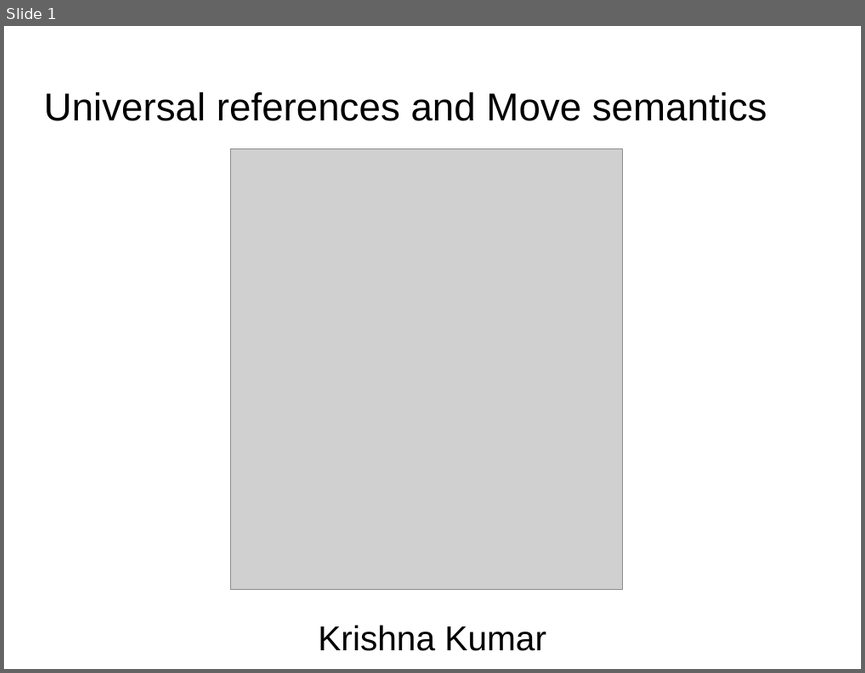
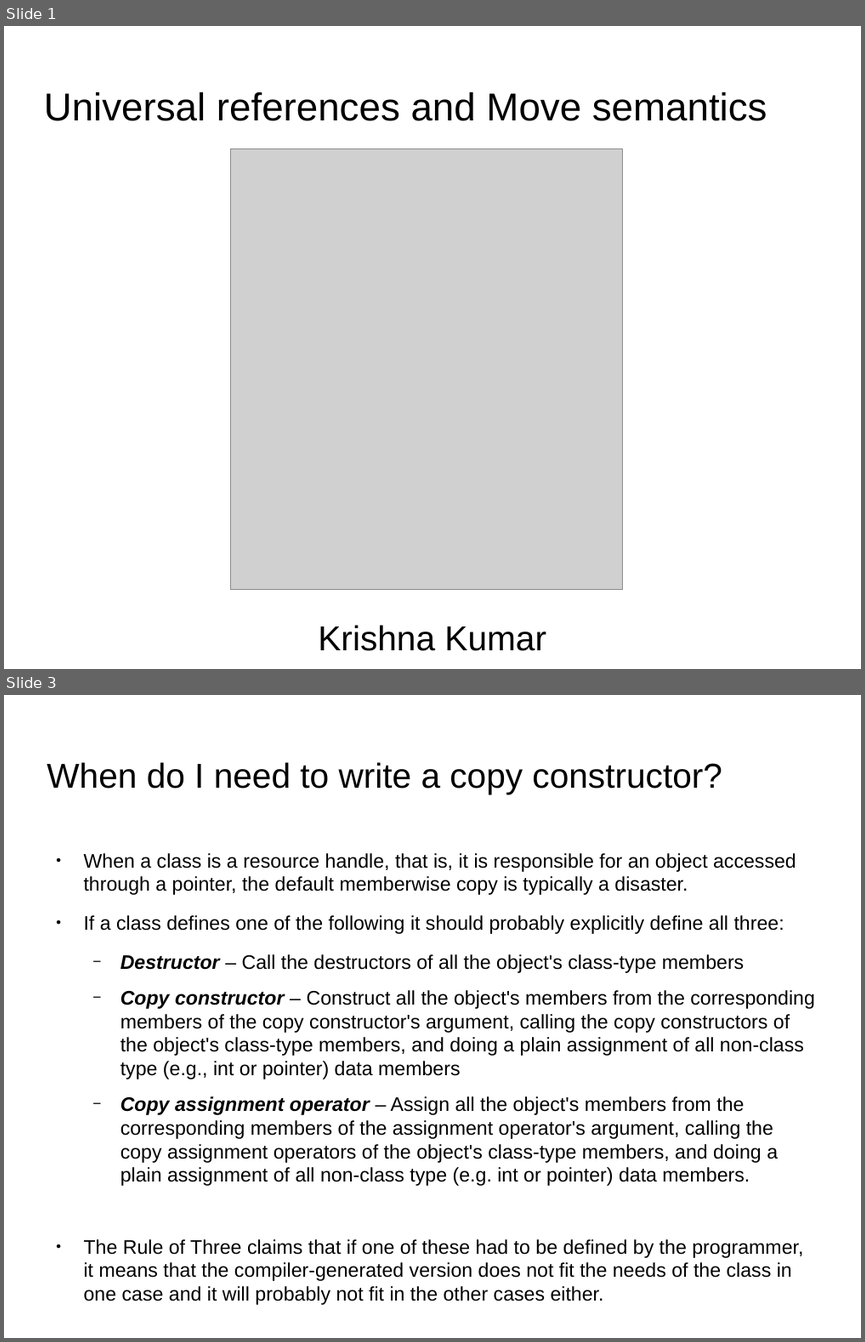
Before and after one commit to kks32/cpp-software-development, a slide deck: Ex16_Rvalue_Move_Semantics/Ex16_Rvalue_Move_Semantics.odp. Shown one above the other, each under a label of ours: slide 1 before the commit, slides 1 and 3 after it; the slides between them are not shown. The pictures are 865x673 and 865x1342 pixels, drawn with LibreOffice and Linux fonts; fonts in the diff are those of the drawing; grey boxes stand for pictures; background and template pictures are left out. Boxes give left, top, right and bottom in pixels: in the first picture for what was removed or moved away, otherwise in the second. Text is boxed around its words. In the diff, an @@ line names an element or a change of style, - is before the commit and + after.

```diff
--- a/Ex16_Rvalue_Move_Semantics/Ex16_Rvalue_Move_Semantics.odp
+++ b/Ex16_Rvalue_Move_Semantics/Ex16_Rvalue_Move_Semantics.odp
@@ slide 3 added at (4,695,861,1338), background picture (left out) @@
@@ title added at (46,762,722,794), 32 pt, text #000000 @@
+When do I need to write a copy constructor?
@@ text added at (84,853,815,1304), 18.2 pt, text #000000 @@
+● When a class is a resource handle, that is, it is responsible for an object accessed through a pointer, the default memberwise copy is typically a disaster.
+● If a class defines one of the following it should probably explicitly define all three:
+  − Destructor – Call the destructors of all the object's class-type members
+  − Copy constructor – Construct all the object's members from the corresponding members of the copy constructor's argument, calling the copy constructors of the object's class-type members, and doing a plain assignment of all non-class type (e.g., int or pointer) data members
+  − Copy assignment operator – Assign all the object's members from the corresponding members of the assignment operator's argument, calling the copy assignment operators of the object's class-type members, and doing a plain assignment of all non-class type (e.g. int or pointer) data members.
+● The Rule of Three claims that if one of these had to be defined by the programmer, it means that the compiler-generated version does not fit the needs of the class in one case and it will probably not fit in the other cases either.
```
Also in this commit, not shown: 1 slide changed, 4 other slides added, 2 other files.
